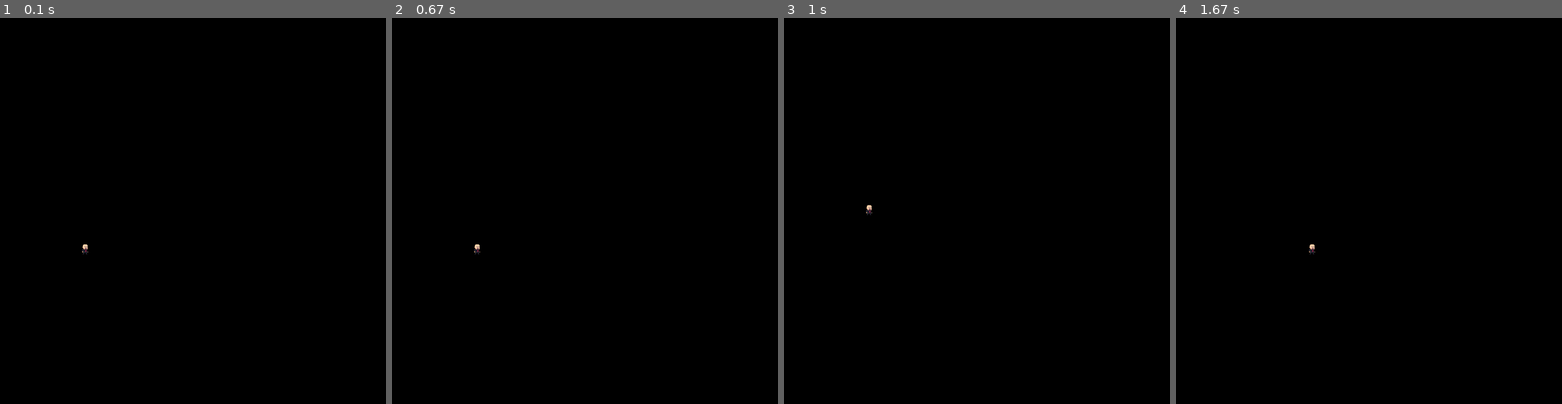
Above: before the commit, frames 1-4 (left to right).
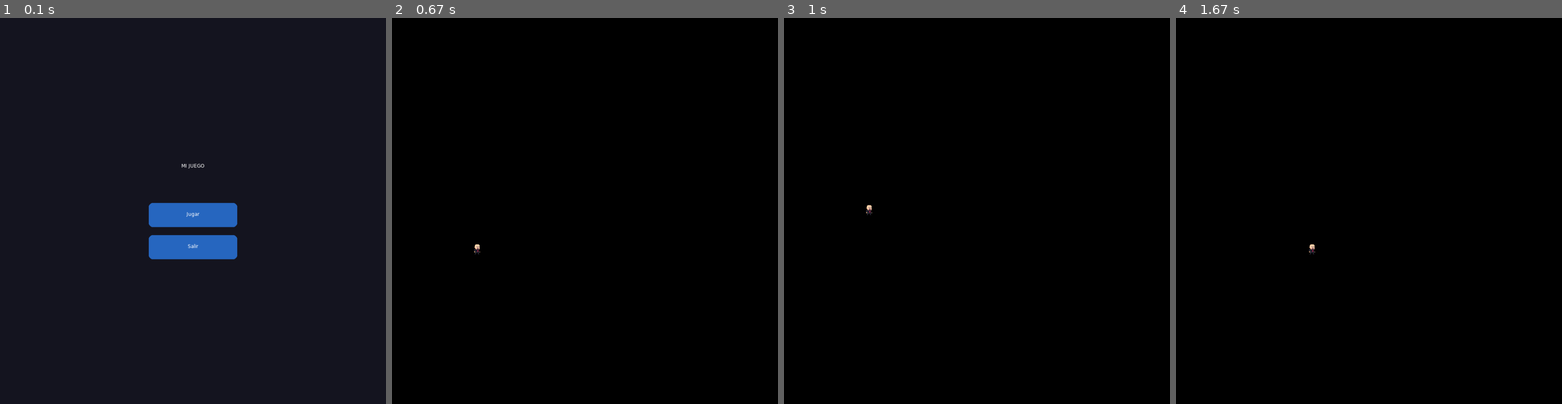
Above: after the commit, the same moments.

Repository: polgonzalez05/luathon-MasAitorGonzalezPolGarciaEnricMorerresJordiDoneuxGillesDelohenLuc
Game: LÖVE game, started from main.lua
The game is run twice, just before and just after one commit, with the same random seed, the same clock (stepped at 60 frames per second) and the same inputs.
Inputs (mouse positions are in pixels of both pictures, inside the frame that each line leads up to):
- Up to frame 1 (0.1 s): no input
- Up to frame 2 (0.67 s): click (585, 214) at 0.38 s, where only the run after the commit has a clickable "Jugar"
- Up to frame 3 (1 s): tap Space at 0.67 s
- Up to frame 4 (1.67 s): hold D 1-1.47 s; tap Space at 1.07, 1.37, 1.57 s; hold D from 1.5 s (still down)

The runs differ from the first frame. In frame 1, 100% of the frame differs, in the area x 0-100%, y 0-100%; in frame 2, nothing differs; in frame 3, nothing differs; in frame 4, nothing differs.

Commit message:
Menu de mierda

Diff:
--- a/main.lua
+++ b/main.lua
@@ -1,24 +1,45 @@
 local Character = require "src/character"
+local Menu = require "src/menu"
+
+local menu = Menu:new()
+local estado = "menu"
 local player
 
-function love.load()
-    player = Character()
+local function elegir(accion)
+    if accion == "jugar" then
+        player = Character()
+        estado = "juego"
+    elseif accion == "salir" then
+        love.event.quit()
+    end
 end
 
 function love.update(dt)
-    if love.keyboard.isDown("escape") then
-        love.event.quit()
+    if estado == "juego" then
+        player:update(dt)
     end
-
-    player:update(dt)
 end
 
 function love.draw()
-    player:draw()
+    if estado == "menu" then
+        menu:draw()
+    else
+        player:draw()
+    end
+end
+
+function love.mousepressed(x, y, boton)
+    if estado == "menu" then
+        elegir(menu:mousepressed(x, y, boton))
+    end
 end
 
 function love.keypressed(key)
-    if key == "space" then
+    if estado == "menu" then
+        elegir(menu:keypressed(key))
+    elseif key == "space" then
         player:jump()
+    elseif key == "escape" then
+        estado = "menu"
     end
 end
--- a/src/menu.lua
+++ b/src/menu.lua
@@ -0,0 +1,82 @@
+-- src/menu.lua
+local Menu = {}
+Menu.__index = Menu
+
+function Menu:new()
+    return setmetatable({}, Menu)
+end
+
+local function botones()
+    local ancho = 220
+    local alto = 60
+    local x = (love.graphics.getWidth() - ancho) / 2
+    local y = love.graphics.getHeight() / 2
+
+    return {
+        jugar = { x = x, y = y - 20, w = ancho, h = alto },
+        salir = { x = x, y = y + 60, w = ancho, h = alto }
+    }
+end
+
+local function dibujarBoton(rect, texto, mouseX, mouseY)
+    local encima = mouseX >= rect.x and mouseX <= rect.x + rect.w
+        and mouseY >= rect.y and mouseY <= rect.y + rect.h
+
+    if encima then
+        love.graphics.setColor(0.25, 0.6, 0.95)
+    else
+        love.graphics.setColor(0.15, 0.4, 0.75)
+    end
+
+    love.graphics.rectangle("fill", rect.x, rect.y, rect.w, rect.h, 10, 10)
+    love.graphics.setColor(1, 1, 1)
+    love.graphics.printf(texto, rect.x, rect.y + 20, rect.w, "center")
+end
+
+function Menu:draw()
+    love.graphics.clear(0.08, 0.08, 0.12)
+
+    love.graphics.setColor(1, 1, 1)
+    love.graphics.printf(
+        "MI JUEGO",
+        0,
+        love.graphics.getHeight() / 2 - 120,
+        love.graphics.getWidth(),
+        "center"
+    )
+
+    local b = botones()
+    local mouseX, mouseY = love.mouse.getPosition()
+
+    dibujarBoton(b.jugar, "Jugar", mouseX, mouseY)
+    dibujarBoton(b.salir, "Salir", mouseX, mouseY)
+end
+
+function Menu:mousepressed(x, y, boton)
+    if boton ~= 1 then
+        return nil
+    end
+
+    local b = botones()
+
+    for nombre, rect in pairs(b) do
+        if x >= rect.x and x <= rect.x + rect.w
+        and y >= rect.y and y <= rect.y + rect.h then
+            return nombre
+        end
+    end
+
+    return nil
+end
+
+function Menu:keypressed(key)
+    if key == "return" or key == "kpenter" or key == "space" then
+        return "jugar"
+    elseif key == "escape" then
+        return "salir"
+    end
+
+    return nil
+end
+
+return Menu
